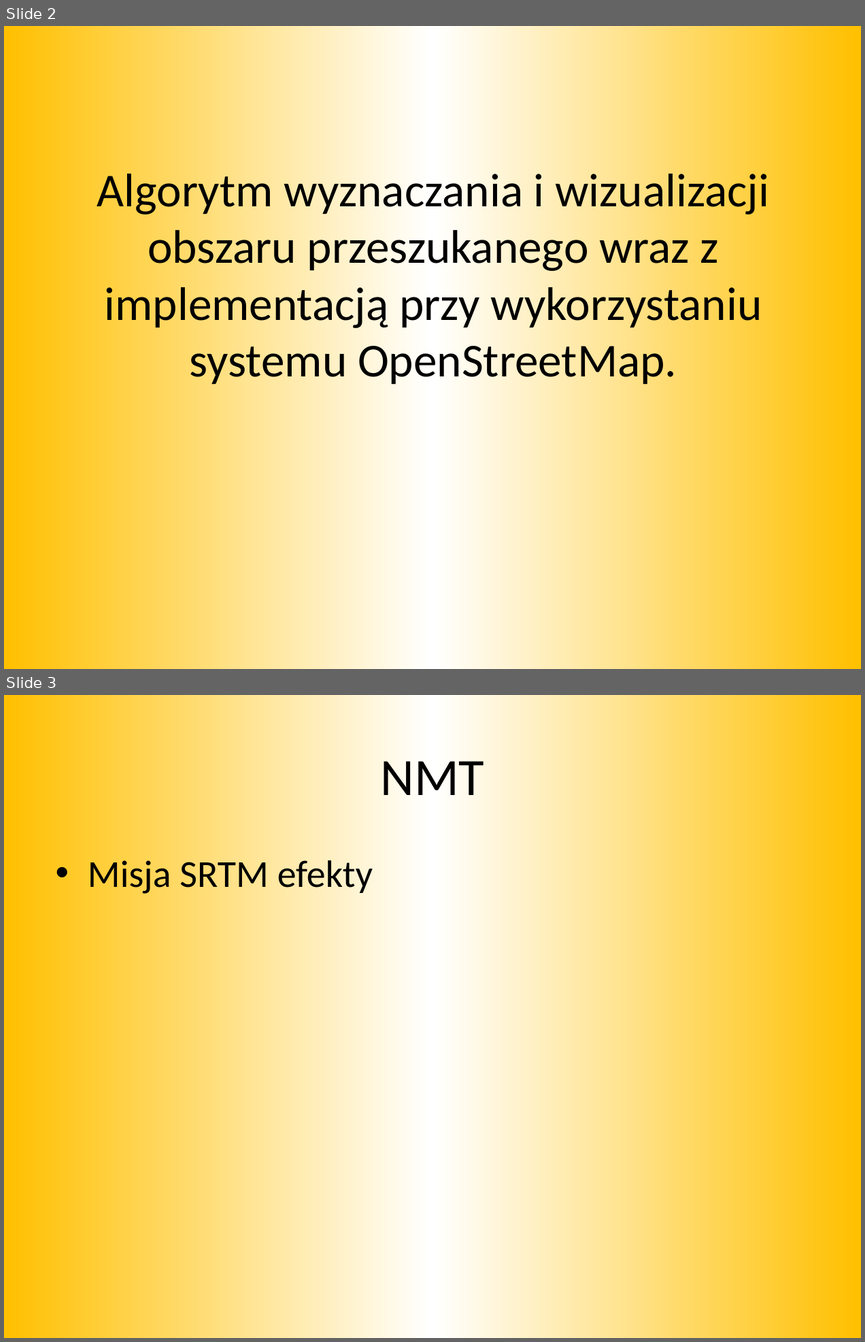
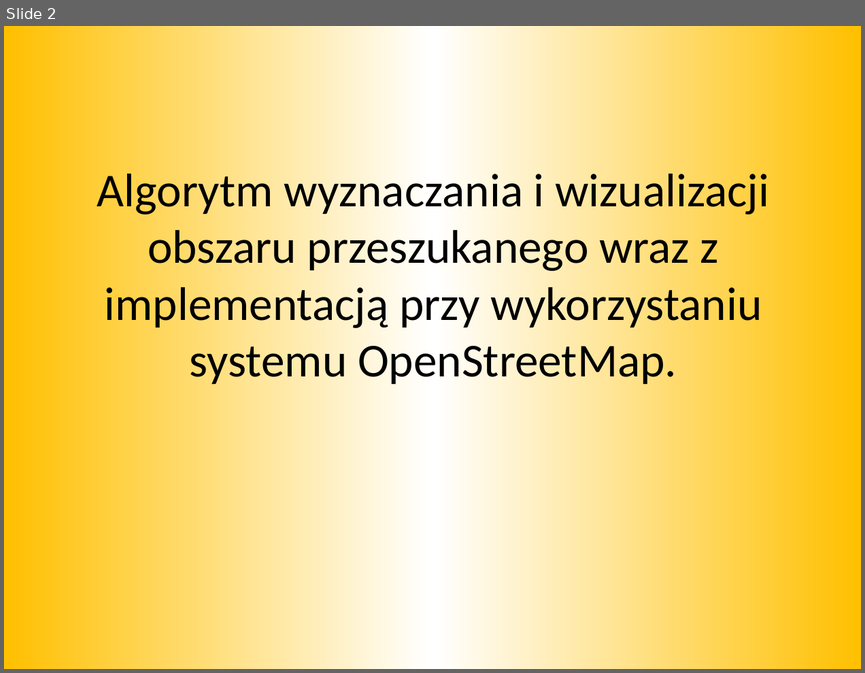
Before and after one commit to mkapiczy/DronVision, a slide deck: Dokumenty/Obrona/Prezentacja.pptx. Shown one above the other, each under a label of ours: slides 2 and 3 before the commit, slide 2 after it. The pictures are 865x1342 and 865x673 pixels, drawn with LibreOffice and Linux fonts; fonts in the diff are those of the drawing. Boxes give left, top, right and bottom in pixels: in the first picture for what was removed or moved away, otherwise in the second. Text is boxed around its words. In the diff, an @@ line names an element or a change of style, - is before the commit and + after.

```diff
--- a/Dokumenty/Obrona/Prezentacja.pptx
+++ b/Dokumenty/Obrona/Prezentacja.pptx
@@ slide 3 removed at [4, 695, 861, 1338], background gradient #FFC000 to #FFFFFF @@
@@ title removed at [380, 761, 484, 795] @@
-NMT
@@ text removed at [88, 860, 373, 894] @@
-• Misja SRTM efekty
```
Also in this commit, not shown: 4 slides added, 1 other file.
